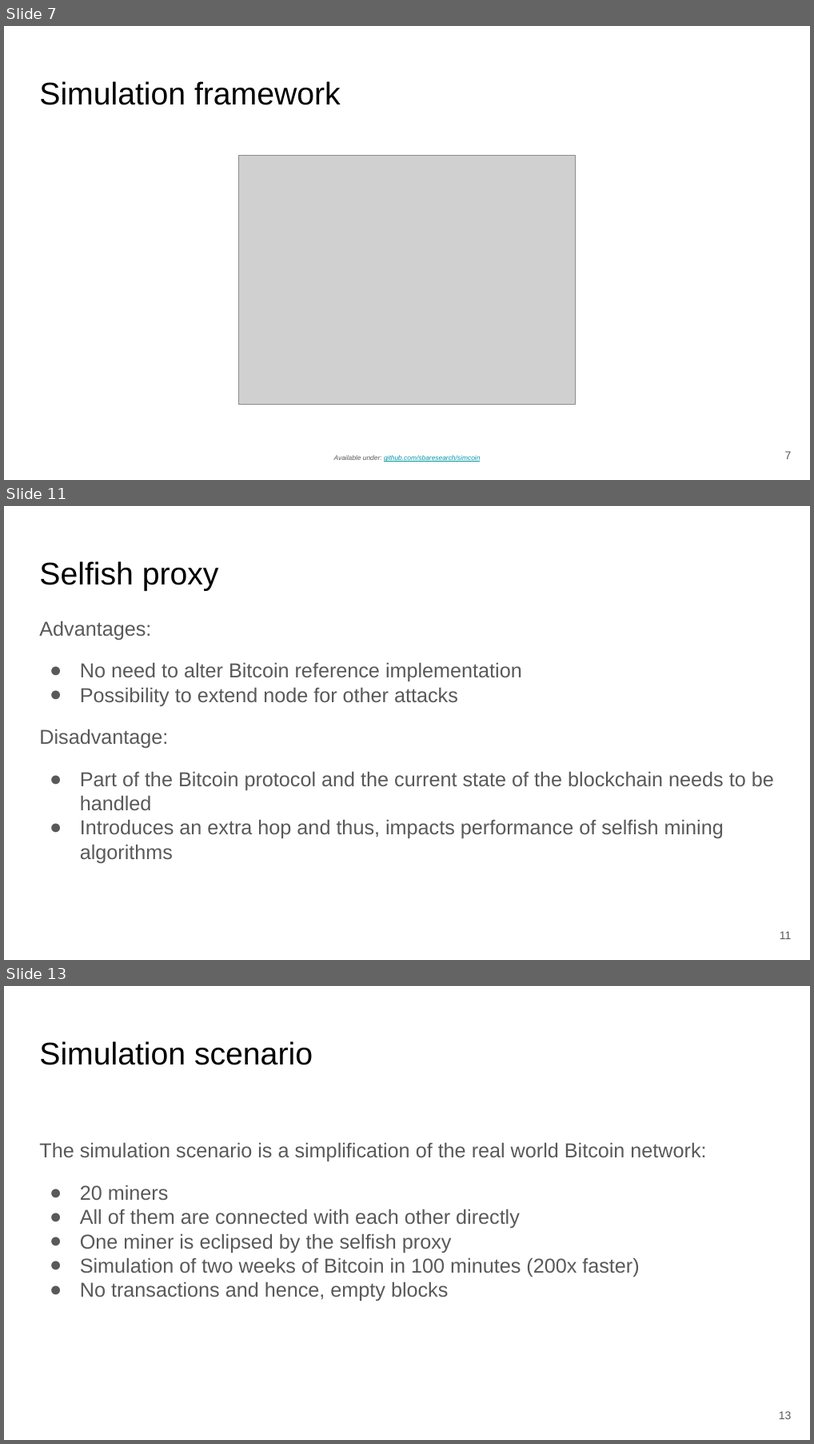
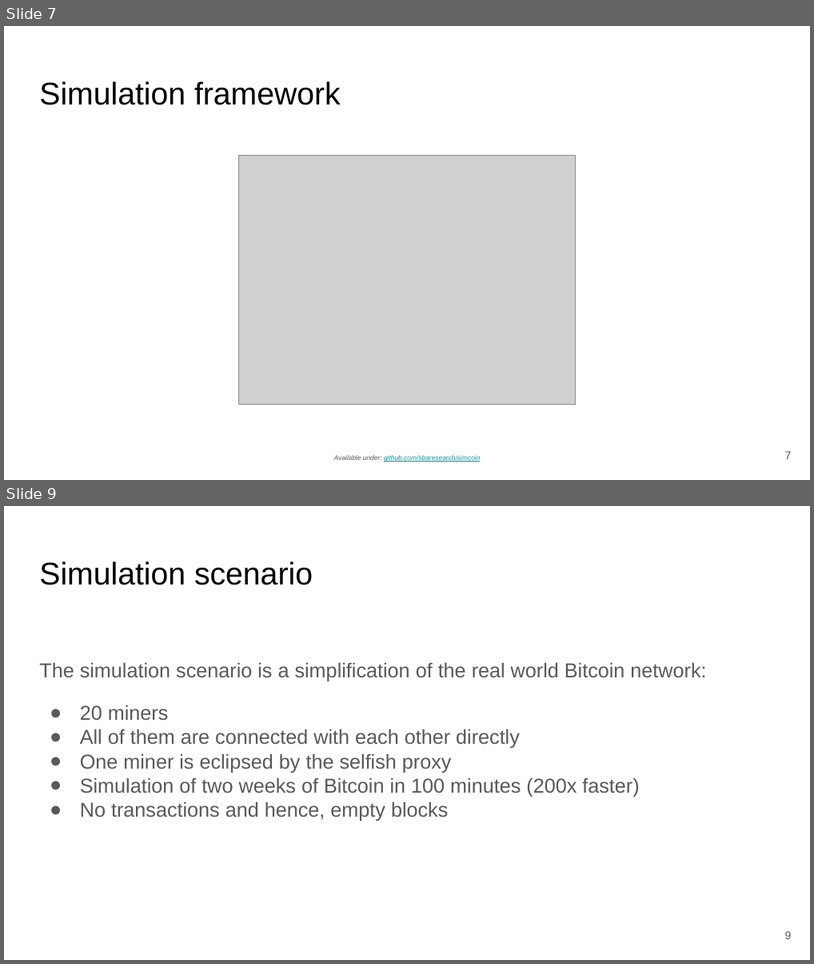
Before and after one commit to simonmulser/master-thesis, a slide deck: presentation/presentation.odp. Shown one above the other, each under a label of ours: slides 7, 11 and 13 before the commit, slides 7 and 9 after it; the slides between them are not shown. The pictures are 814x1444 and 814x964 pixels, drawn with LibreOffice and Linux fonts; fonts in the diff are those of the drawing; grey boxes stand for pictures. Boxes give left, top, right and bottom in pixels: in the first picture for what was removed or moved away, otherwise in the second. Text is boxed around its words. In the diff, an @@ line names an element or a change of style, - is before the commit and + after.

```diff
--- a/presentation/presentation.odp
+++ b/presentation/presentation.odp
@@ slide 11 removed at (4,506,810,960), background #FFFFFF @@
@@ title removed at (39,561,219,591) @@
-Selfish proxy
@@ text removed at (39,620,774,863) @@
-Advantages:
-● No need to alter Bitcoin reference implementation
-● Possibility to extend node for other attacks
-Disadvantage:
-● Part of the Bitcoin protocol and the current state of the blockchain needs to be handled
-● Introduces an extra hop and thus, impacts performance of selfish mining algorithms
@@ page number removed at (780,931,791,939) @@
-11
@@ what was slide 13 is now slide 9 @@
@@ page number at (786,931,792,939): text changed @@
-13
+9
```
Also in this commit, not shown: 4 slides changed, 3 other slides removed, 1 other file.
